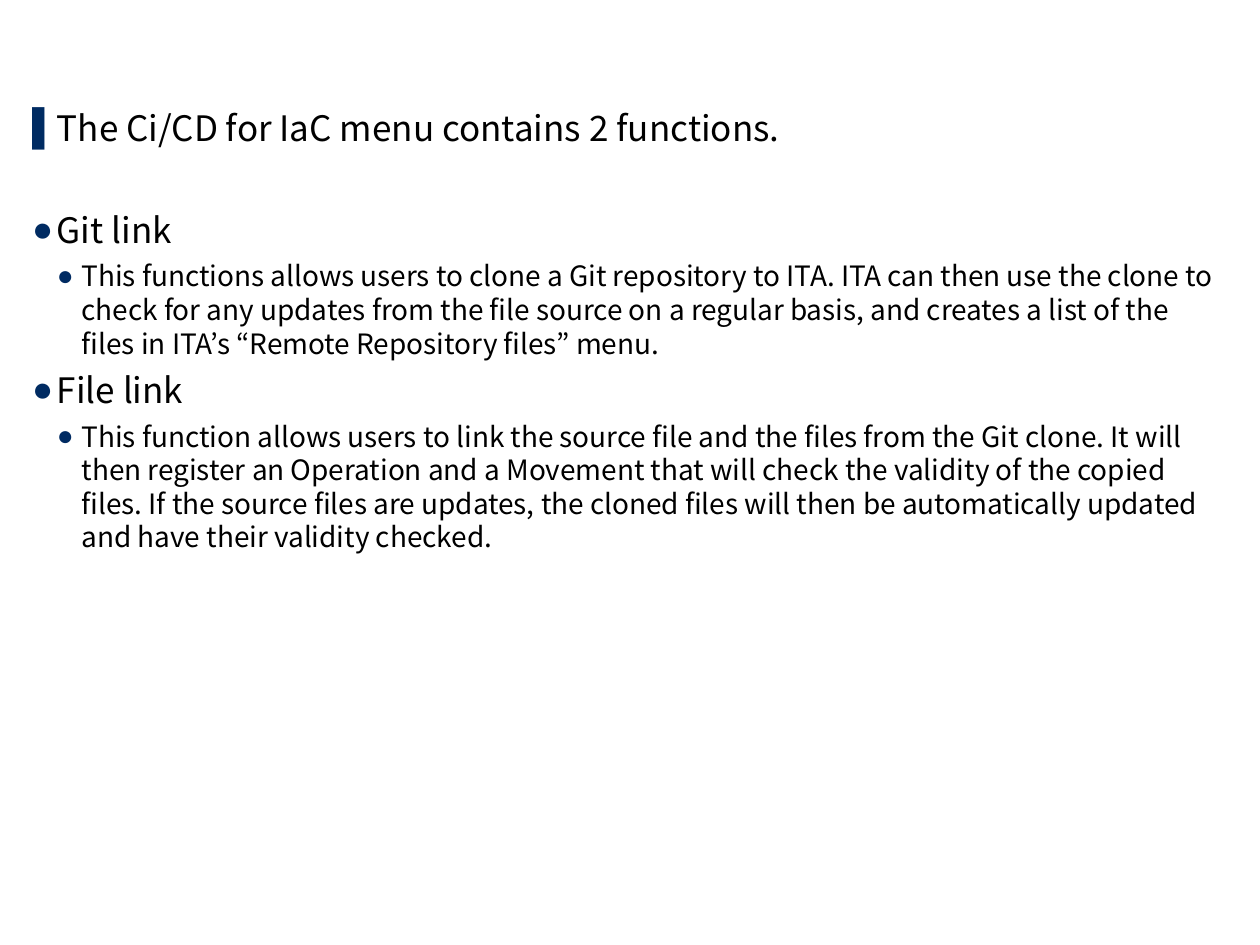
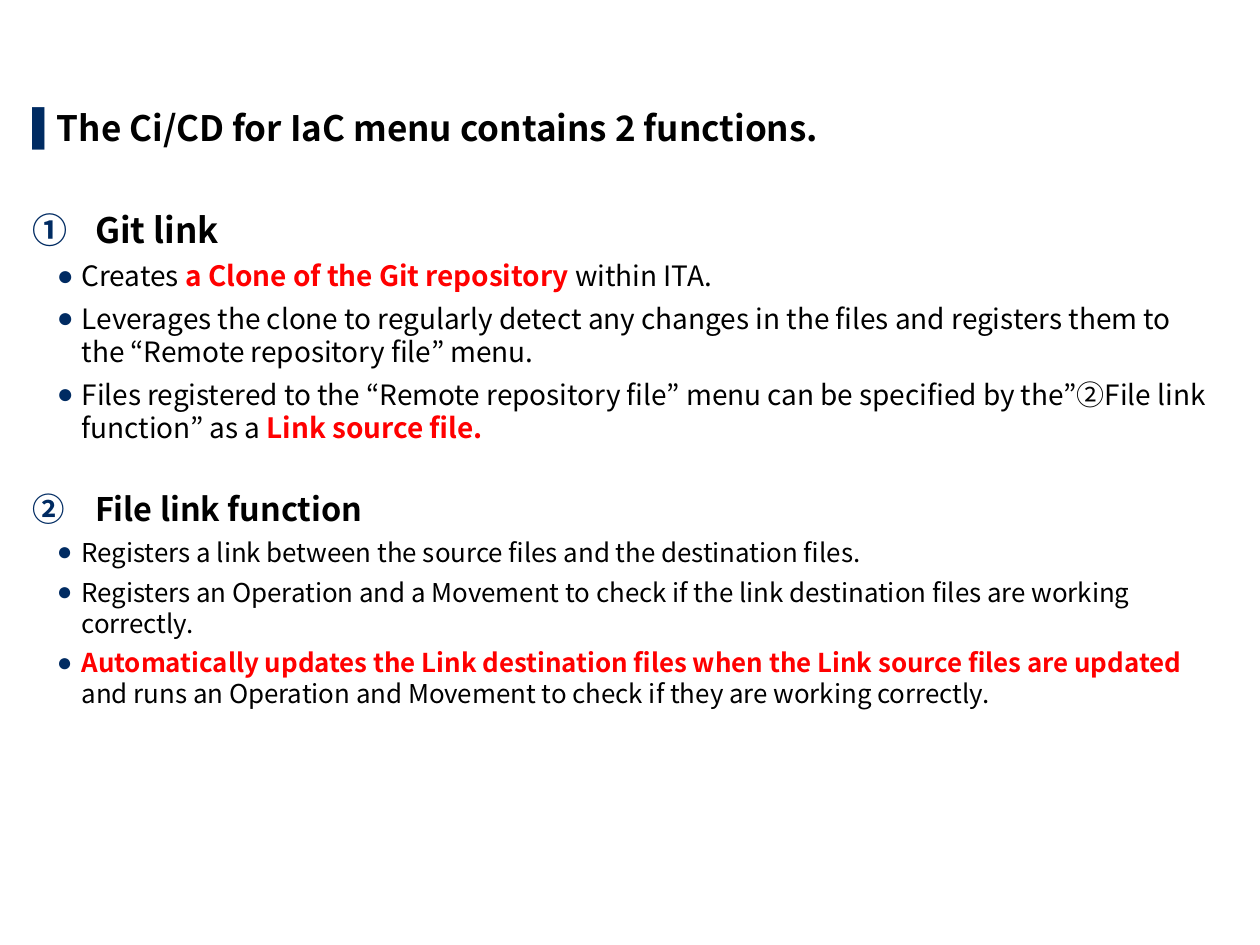
Before and after one commit to exastro-suite/it-automation-docs, a slide deck: slide 7 of asset/Learn/ITA-CICD_for_lac_en.pptx. Drawn at 1260x945 pixels with LibreOffice and Linux fonts; fonts in the diff are those of the drawing; background and template pictures are left out. Boxes give left, top, right and bottom in pixels: in the first picture for what was removed or moved away, otherwise in the second. Text is boxed around its words. In the diff, an @@ line names an element or a change of style, - is before the commit and + after.

```diff
--- a/asset/Learn/ITA-CICD_for_lac_en.pptx
+++ b/asset/Learn/ITA-CICD_for_lac_en.pptx
@@ text at (57, 112, 818, 244): bold on in "The Ci/CD for IaC menu contains 2 ...", "Git link"; bullet ● to circleNumDbPlain @@
@@ text at (82, 263, 1205, 439): text changed @@
-  ● This functions allows users to clone a Git repository to ITA. ITA can then use the clone to check for any updates from the file source on a regular basis, and creates a list of the files in ITA’s “Remote Repository files” menu.
-● File link
-  ● This function allows users to link the source file and the files from the Git clone. It will then register an Operation and a Movement that will check the validity of the copied files. If the source files are updates, the cloned files will then be automatically updated and have their validity checked.
+  ● Creates a Clone of the Git repository within ITA.
+  ● Leverages the clone to regularly detect any changes in the files and registers them to the “Remote repository file” menu.
+  ● Files registered to the “Remote repository file” menu can be specified by the”②File link function” as a Link source file.
@@ text added at (82, 494, 1182, 710), 14.8 pt, text #000000 @@
+2. File link function
+  ● Registers a link between the source files and the destination files.
+  ● Registers an Operation and a Movement to check if the link destination files are working correctly.
+  ● Automatically updates the Link destination files when the Link source files are updated and runs an Operation and Movement to check if they are working correctly.
```
Also in this commit, not shown: 7 other slides changed, 1 slide added, 11 other files.
